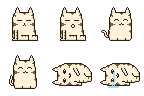
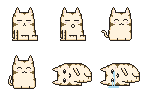
The second 144x96 image is a revision of the first. Changes to its layers:
painted on "Layer" over box(8, 55, 37, 89)
